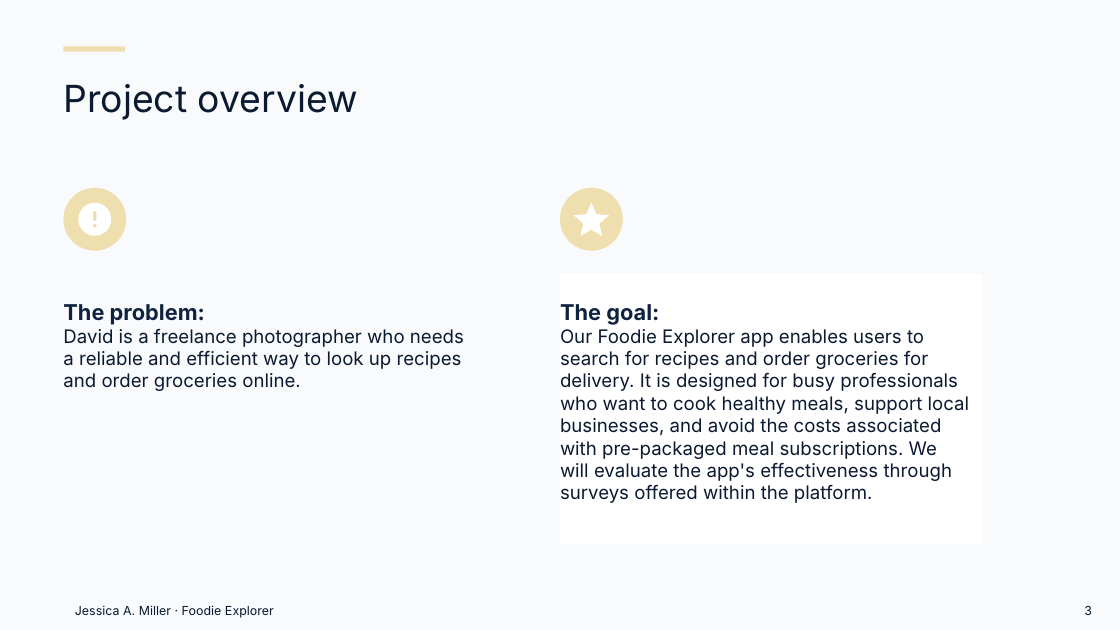
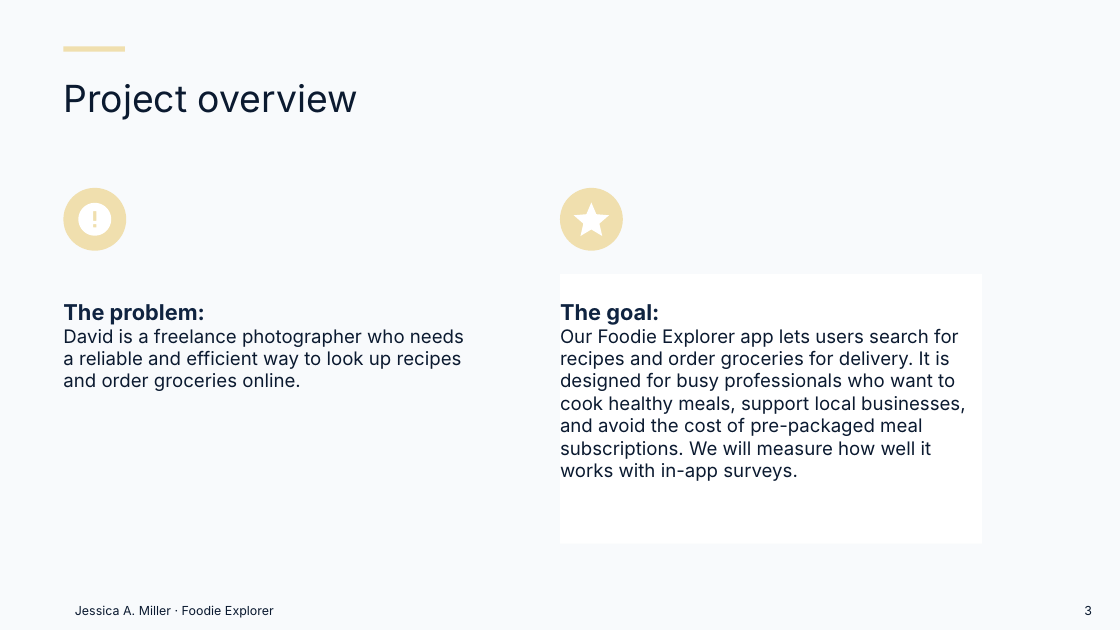
Before and after one commit to Millrjess/millrjess.github.io, a slide deck: slide 3 of assets/presentations/Foodie_Explorer_Case_Study_Professional.pptx. Drawn at 1120x630 pixels with LibreOffice and Linux fonts; fonts in the diff are those of the drawing. Boxes give left, top, right and bottom in pixels: in the first picture for what was removed or moved away, otherwise in the second. Text is boxed around its words. In the diff, an @@ line names an element or a change of style, - is before the commit and + after.

Commit message:
Foodie Explorer full case study: content edit for clarity and conciseness (81 text changes)

```diff
--- a/assets/presentations/Foodie_Explorer_Case_Study_Professional.pptx
+++ b/assets/presentations/Foodie_Explorer_Case_Study_Professional.pptx
@@ text in rectangle at (560, 329, 965, 481): text changed @@
-Our Foodie Explorer app enables users to search for recipes and order groceries for delivery. It is designed for busy professionals who want to cook healthy meals, support local businesses, and avoid the costs associated with pre-packaged meal subscriptions. We will evaluate the app's effectiveness through surveys offered within the platform.
+Our Foodie Explorer app lets users search for recipes and order groceries for delivery. It is designed for busy professionals who want to cook healthy meals, support local businesses, and avoid the cost of pre-packaged meal subscriptions. We will measure how well it works with in-app surveys.
```
Also in this commit, not shown: 19 other slides changed, 1 other file.
